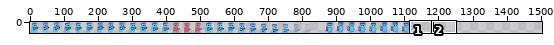
Sprite sheet, stored at dist/assets/boy-sheet.png. Above: a wide view before the commit, with the close-up outlined.
Close-up. Earlier state:
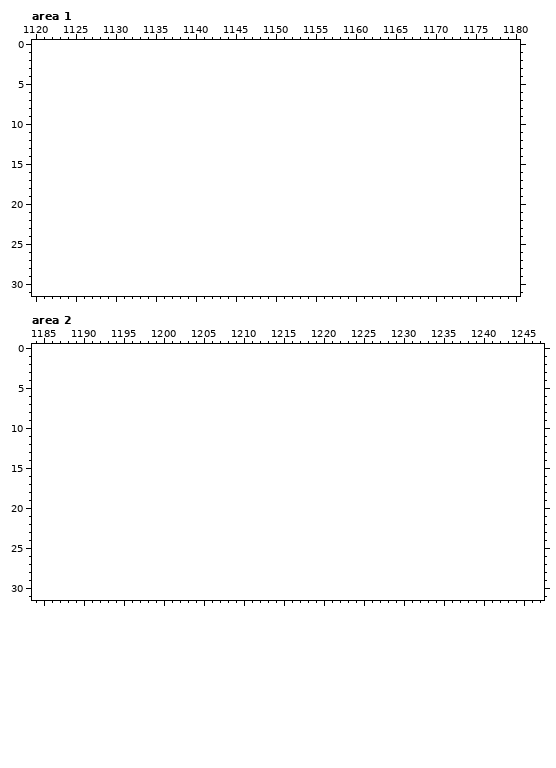
The file is 1120x32 pixels. Shown: area 1: x 1120..1180, y 0..31; area 2: x 1184..1247, y 0..31. The old version is drawn lined up with the new one, on the new canvas. The wide view leaves out empty margins. The commit also changed other parts of the picture, which this record leaves out.
And afterwards:
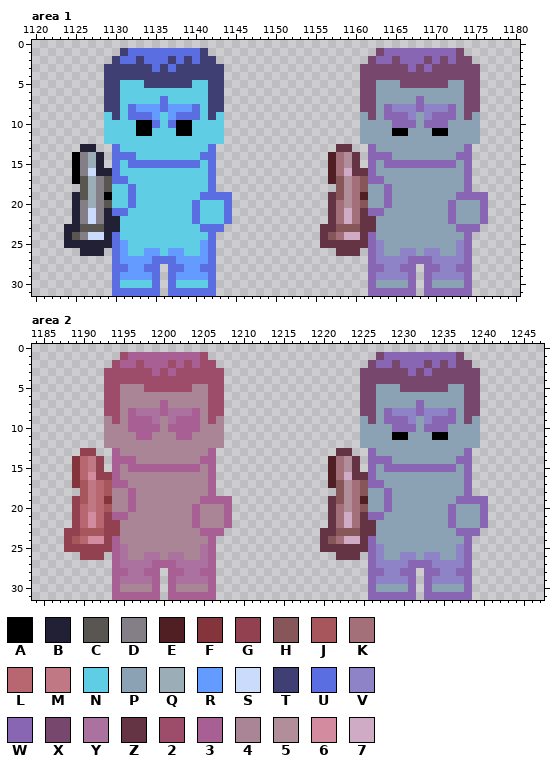
Palette (. is transparent): A #000000  B #222034  C #595652  D #847e87  E #4f1f24  F #84353c  G #914150  H #875658  J #a7565c  K #a3707a  L #b86771  M #c07984  N #5fcde4  P #8ba2b5  Q #9badb7  R #639bff  S #cbdbfc  T #3f3f74  U #5b6ee1  V #8e83c7  W #8866b4  X #77476e  Y #ab72a0  Z #643445  2 #9d4d6a  3 #a86094  4 #a98596  5 #b18e99  6 #d38b9f  7 #d0abc5
Change:
canvas 1120x32 -> 1504x32
Changed rows in their new state; - is an unchanged pixel.
Area 1:
first column x 1124:
 1 -------TUUUUUUUUUT---------------------XWWWWWWWWWX---
 2 ------TUUTUUUTUTUTT-------------------XWWXWWWXWXWXX--
 3 -----TTTTTTUTUTTTTTT-----------------XXXXXXWXWXXXXXX-
 4 -----TTTTTTTTTTTTTTT-----------------XXXXXXXXXXXXXXX-
 5 -----TTNNNTTTTTTNNTT-----------------XXPPPXXXXXXPPXX-
 6 -----TTNNNNNNNNNNNTT-----------------XXPPPPPPPPPPPXX-
 7 -----TTNNNNNUNNNNNTT-----------------XXPPPPPWPPPPPXX-
 8 -----TTNURRRURRRUNTT-----------------XXPWVVVWVVVWPXX-
 9 -----NTNUUURNRUUUNTN-----------------PXPWWWVPVWWWPXP-
10 -----NNNNAAUNUAANNNN-----------------PPPPWWWPWWWPPPP-
11 -----NNNNAANNNAANNNN-----------------PPPPAAPPPAAPPPP-
12 -----NNNNNNNNNNNNNNN-----------------PPPPPPPPPPPPPPP-
13 --BB--UNNNNNNNNNNNU---------------ZZ--WPPPPPPPPPPPW--
14 -ADQB-UUUNNNNNNNNUU--------------EK5Z-WWWPPPPPPPPWW--
15 -ADQB-UNUUUUUUUUUNU--------------EK5Z-WPWWWWWWWWWPW--
16 -ADSBBUNNNNNNNNNNNU--------------EK7ZZWPPPPPPPPPPPW--
17 -ACQDCUUNNNNNNNNNNU--------------EH5KHWWPPPPPPPPPPW--
18 --CQDCNNUNNNNNNNNNU---------------H5KHPPWPPPPPPPPPW--
19 -BCQDANNUNNNNNNNNUUUU------------ZH5KEPPWPPPPPPPPWWWW
20 -BDQDCNNUNNNNNNNUNNNU------------ZK5KHPPWPPPPPPPWPPPW
21 -BDSDBUUNNNNNNNNUNNNU------------ZK7KZWWPPPPPPPPWPPPW
22 -BDSDBBNNNNNNNNNUNNNU------------ZK7KZZPPPPPPPPPWPPPW
23 BBCCCBBNNNNNNNNNNUUU------------ZZHHHZZPPPPPPPPPPWWW-
24 BCDSSBUNNNNNNNNNNNU-------------ZHK77ZWPPPPPPPPPPPW--
25 BBBBBBURNNNNNNNNNRU-------------ZZZZZZWVPPPPPPPPPVW--
26 --BBB-URNNRRNRRNNRU---------------ZZZ-WVPPVVPVVPPVW--
27 ------URRRRUUURRRRU-------------------WVVVVWWWVVVVW--
28 ------UURRUU-UURRUU-------------------WWVVWW-WWVVWW--
29 ------URRRRU-URRRRU-------------------WVVVVW-WVVVVW--
30 ------UNNNNU-UNNNNU-------------------WPPPPW-WPPPPW--
31 ------UUUUUU-UUUUUU-------------------WWWWWW-WWWWWW--
Area 2:
first column x 1188:
 1 -------23333333332---------------------XWWWWWWWWWX---
 2 ------2332333232322-------------------XWWXWWWXWXWXX--
 3 -----222222323222222-----------------XXXXXXWXWXXXXXX-
 4 -----222222222222222-----------------XXXXXXXXXXXXXXX-
 5 -----224442222224422-----------------XXPPPXXXXXXPPXX-
 6 -----224444444444422-----------------XXPPPPPPPPPPPXX-
 7 -----224444434444422-----------------XXPPPPPWPPPPPXX-
 8 -----2243YYY3YYY3422-----------------XXPWVVVWVVVWPXX-
 9 -----424333Y4Y333424-----------------PXPWWWVPVWWWPXP-
10 -----444333343333444-----------------PPPPWWWPWWWPPPP-
11 -----444433444334444-----------------PPPPAAPPPAAPPPP-
12 -----444444444444444-----------------PPPPPPPPPPPPPPP-
13 --GG--3444444444443---------------ZZ--WPPPPPPPPPPPW--
14 -FLMG-3334444444433--------------EK5Z-WWWPPPPPPPPWW--
15 -FLMG-3433333333343--------------EK5Z-WPWWWWWWWWWPW--
16 -FL6GG3444444444443--------------EK7ZZWPPPPPPPPPPPW--
17 -FJMLJ3344444444443--------------EH5KHWWPPPPPPPPPPW--
18 --JMLJ4434444444443---------------H5KHPPWPPPPPPPPPW--
19 -GJMLF443444444443333------------ZH5KEPPWPPPPPPPPWWWW
20 -GLMLJ443444444434443------------ZK5KHPPWPPPPPPPWPPPW
21 -GL6LG334444444434443------------ZK7KZWWPPPPPPPPWPPPW
22 -GL6LGG44444444434443------------ZK7KZZPPPPPPPPPWPPPW
23 GGJJJGG4444444444333------------ZZHHHZZPPPPPPPPPPWWW-
24 GJL66G3444444444443-------------ZHK77ZWPPPPPPPPPPPW--
25 GGGGGG3Y444444444Y3-------------ZZZZZZWVPPPPPPPPPVW--
26 --GGG-3Y44YY4YY44Y3---------------ZZZ-WVPPVVPVVPPVW--
27 ------3YYYY333YYYY3-------------------WVVVVWWWVVVVW--
28 ------33YY33-33YY33-------------------WWVVWW-WWVVWW--
29 ------3YYYY3-3YYYY3-------------------WVVVVW-WVVVVW--
30 ------344443-344443-------------------WPPPPW-WPPPPW--
31 ------333333-333333-------------------WWWWWW-WWWWWW--
Boxes around the changes in both close-ups, in picture pixels (x1, y1, x2, y2):
added: (64, 48, 232, 296)
added: (320, 48, 488, 296)
added: (64, 352, 232, 600)
added: (320, 352, 488, 600)
